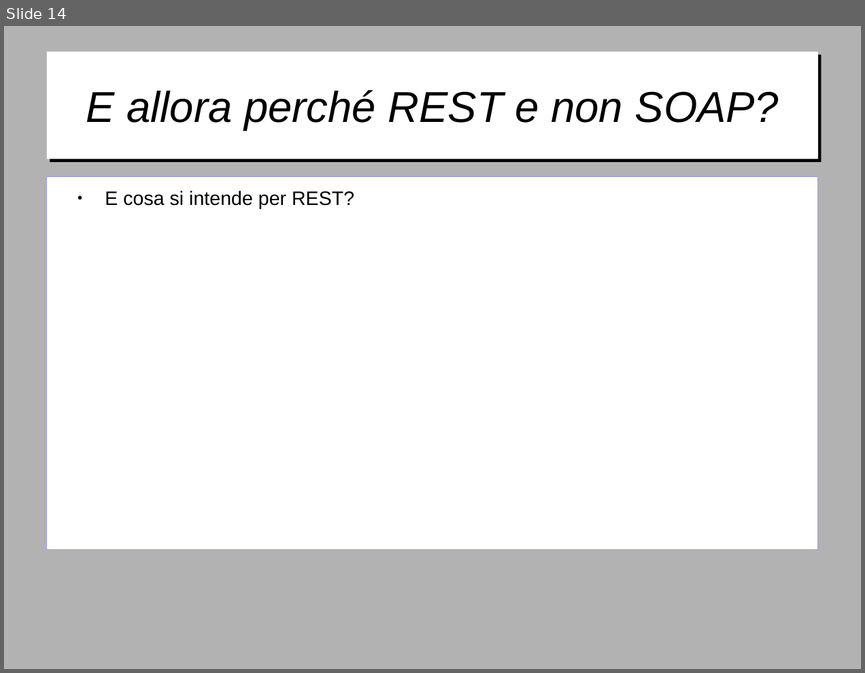
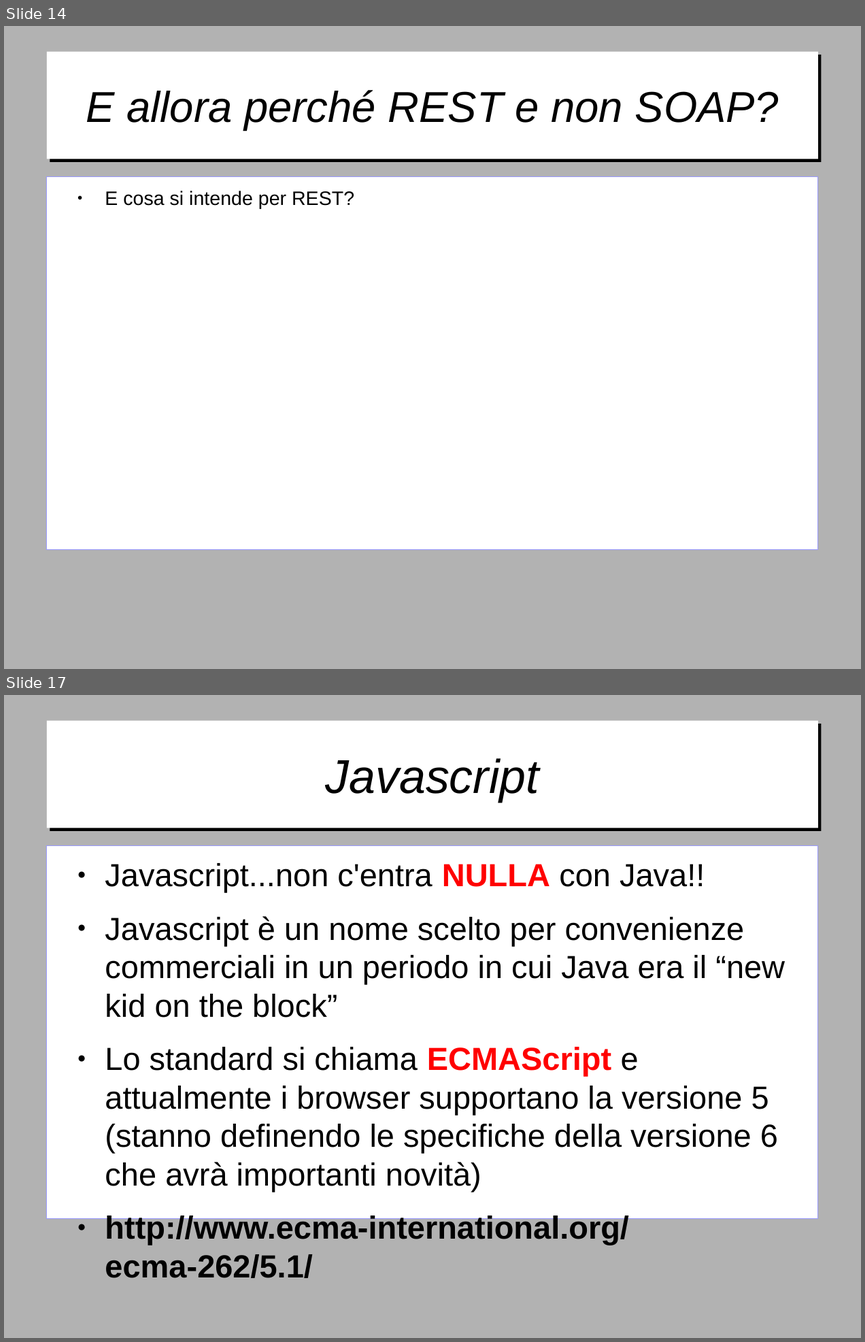
Before and after one commit to gitfer/ARXCourse, a slide deck: ARXCourse.odp. Shown one above the other, each under a label of ours: slide 14 before the commit, slides 14 and 17 after it; the slides between them are not shown. The pictures are 865x673 and 865x1342 pixels, drawn with LibreOffice and Linux fonts; fonts in the diff are those of the drawing; background and template pictures are left out. Boxes give left, top, right and bottom in pixels: in the first picture for what was removed or moved away, otherwise in the second. Text is boxed around its words. In the diff, an @@ line names an element or a change of style, - is before the commit and + after.

Commit message:
Inizio javascript

```diff
--- a/ARXCourse.odp
+++ b/ARXCourse.odp
@@ slide 17 added at bbox=[4, 695, 861, 1338], background #B2B2B2 @@
@@ title added at bbox=[47, 721, 818, 828], fill #FFFFFF, 44 pt, text #000000, italic @@
+Javascript
@@ text added at bbox=[47, 845, 818, 1218], fill #FFFFFF, outline #9999FF 0 pt, 29.6 pt, text #000000 @@
+● Javascript...non c'entra NULLA con Java!!
+● Javascript è un nome scelto per convenienze commerciali in un periodo in cui Java era il “new kid on the block”
+● Lo standard si chiama ECMAScript e attualmente i browser supportano la versione 5 (stanno definendo le specifiche della versione 6 che avrà importanti novità)
+● http://www.ecma-international.org/ecma-262/5.1/
```
Also in this commit, not shown: 4 other slides added.
